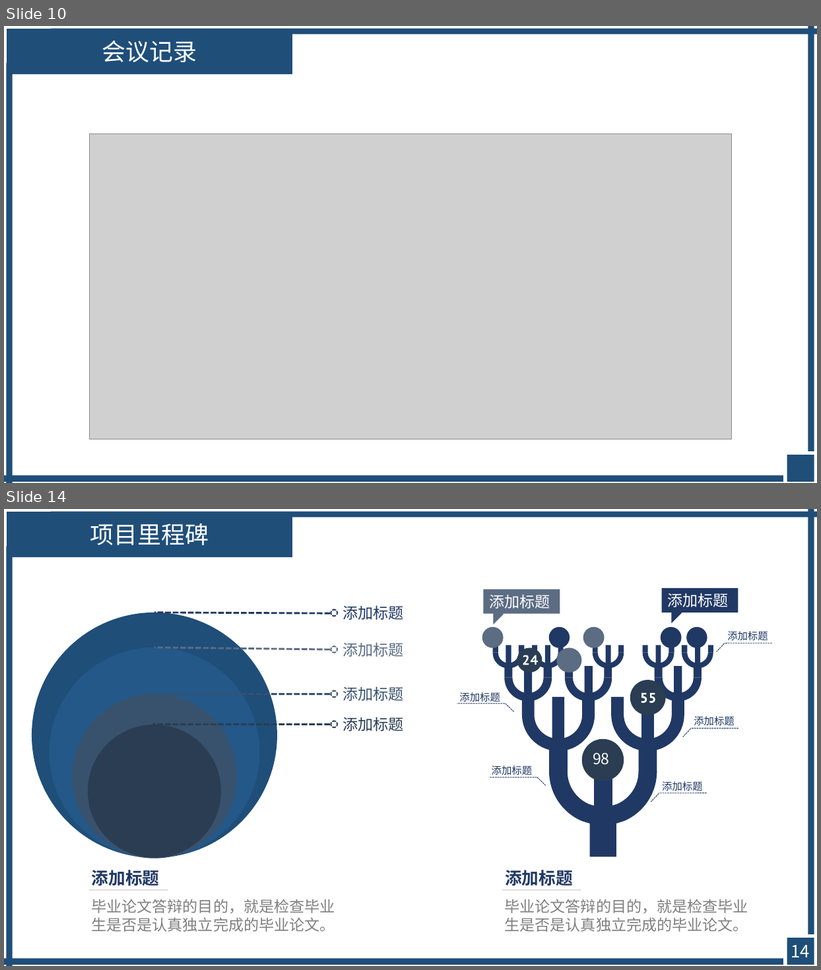
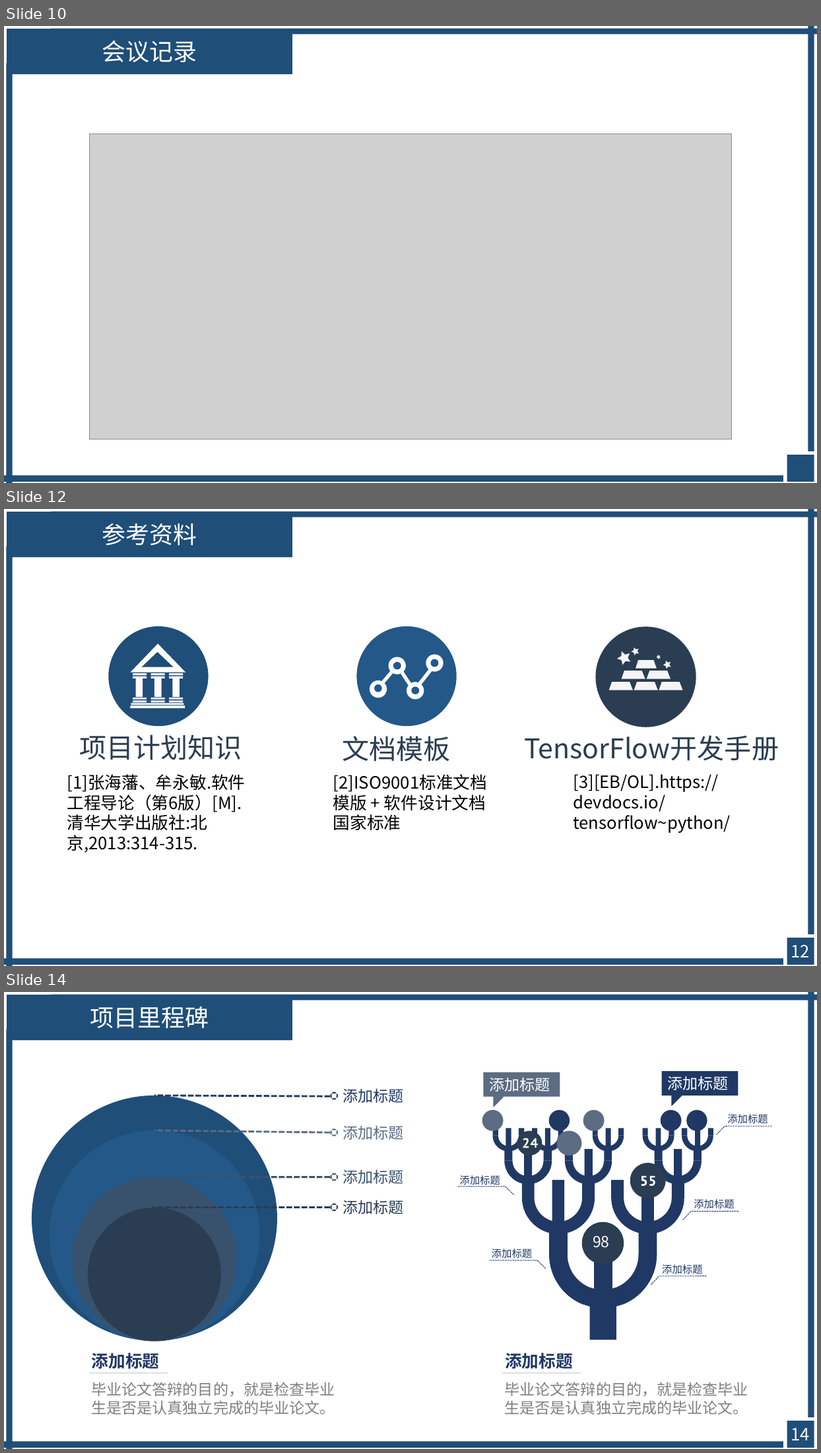
Before and after one commit to avgstuBoboge/SE2020-document, a slide deck: ppt/SE2020-G16-项目计划.ppt. Shown one above the other, each under a label of ours: slides 10 and 14 before the commit, slides 10, 12 and 14 after it; the slides between them are not shown. The pictures are 821x970 and 821x1453 pixels, drawn with LibreOffice and Linux fonts; fonts in the diff are those of the drawing; grey boxes stand for pictures. Boxes give left, top, right and bottom in pixels: in the first picture for what was removed or moved away, otherwise in the second. Text is boxed around its words. In the diff, an @@ line names an element or a change of style, - is before the commit and + after.

```diff
--- a/ppt/SE2020-G16-项目计划.ppt
+++ b/ppt/SE2020-G16-项目计划.ppt
@@ slide 12 added at (4,509,817,966), background #FFFFFF @@
@@ rectangle added at (7,512,292,557), fill #1F4E79, 28 pt, text #FFFFFF @@
+参考资料
@@ rectangle added at (51,512,816,518), fill #1F4E79 @@
@@ rectangle added at (808,509,814,935), fill #1F4E79 @@
@@ rectangle added at (6,546,12,966), fill #1F4E79 @@
@@ group added at (356,626,456,727): 9 ellipses, 3 freeform shapes @@
@@ group added at (595,626,696,727): 10 freeform shapes, 1 ellipse @@
@@ group added at (108,626,208,727): 17 rectangles, 2 freeform shapes, 1 ellipse @@
@@ text added at (79,735,242,760), 32 pt, text #2A3D52 @@
+项目计划知识
@@ text added at (342,736,450,762), 32 pt, text #2A3D52 @@
+文档模板
@@ text added at (524,735,779,761), 32 pt, text #2A3D52 @@
+TensorFlow开发手册
@@ text added at (67,774,245,853), 20 pt, text #000000 @@
+[1]张海藩、牟永敏.软件工程导论（第6版）[M].清华大学出版社:北京,2013:314-315.
@@ text added at (333,774,487,830), 20 pt, text #000000 @@
+[2]ISO9001标准文档模版 + 软件设计文档国家标准
@@ text added at (573,774,731,833), 20 pt, text #000000 @@
+[3][EB/OL].https://devdocs.io/tensorflow~python/
@@ rectangle added at (787,937,813,964), fill #1F4E79 @@
@@ rectangle added at (4,958,783,965), fill #1F4E79 @@
@@ page number added at (791,945,811,958), 20 pt, text #FFFFFF @@
+12
```
Also in this commit, not shown: 10 slides changed, 1 slide removed, 1 other file.
